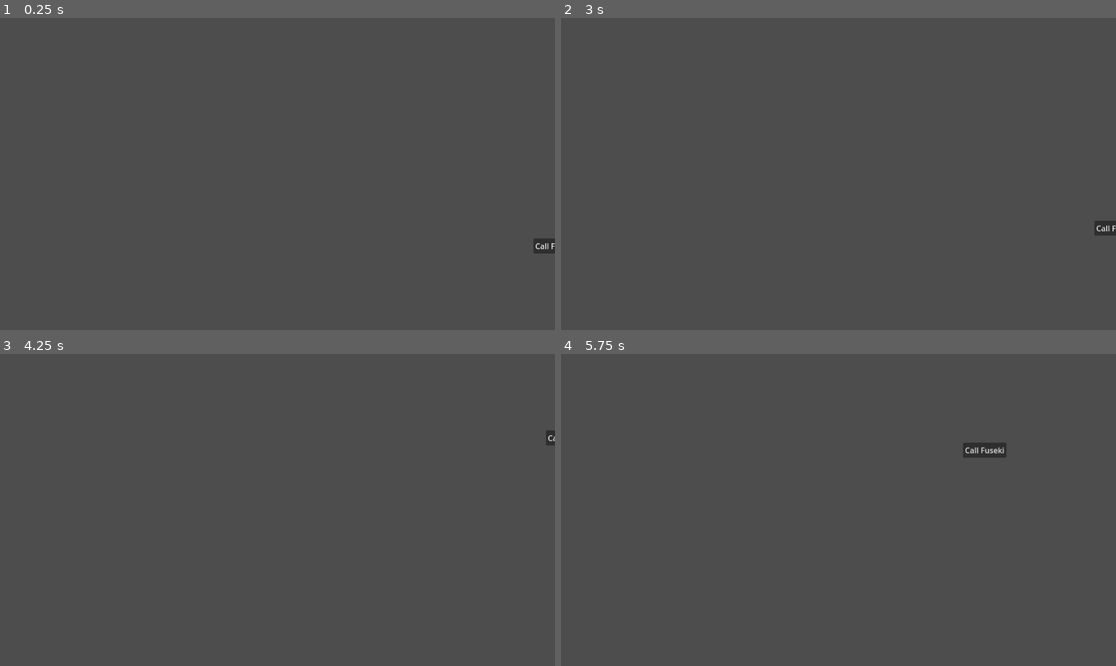
Above: before the commit, frames 1-4 (two rows, left to right).
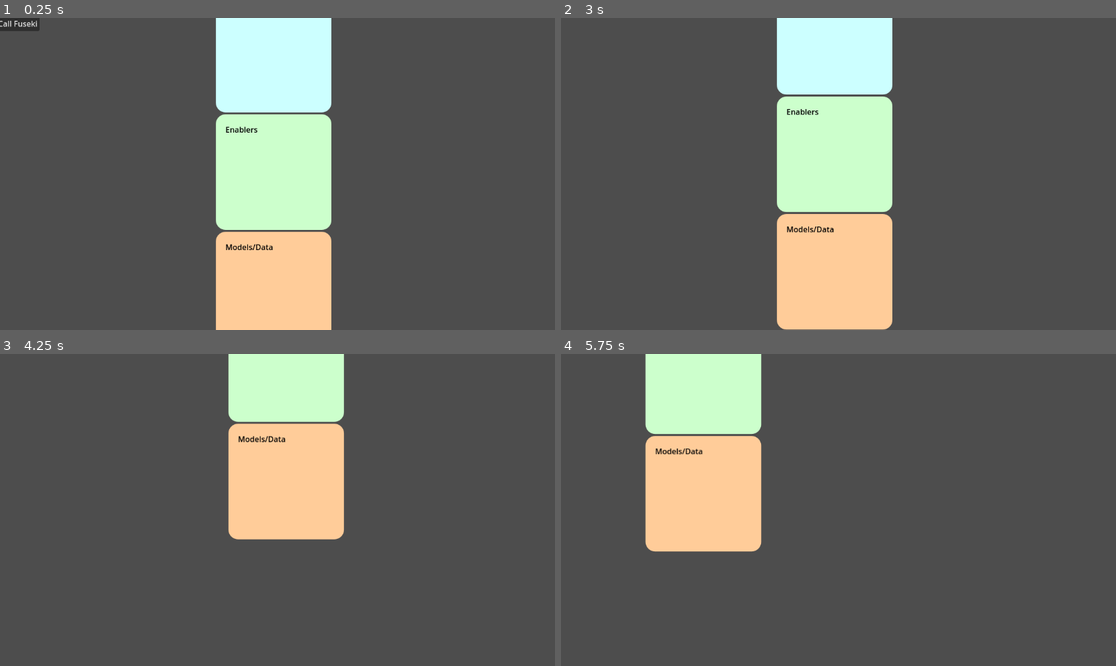
Above: after the commit, the same moments.

Repository: oakeslab-polymtl/DTInsight
Game: Godot game, scene res://root.tscn
Same seed, same stepped clock (60 frames per second), same inputs: the game is played once before the commit and once after it.
Inputs (mouse positions are in pixels of both pictures, inside the frame that each line leads up to):
- Up to frame 1 (0.25 s): no input
- Up to frame 2 (3 s): click (577, 24) at 0.5 s, where only the run after the commit has a clickable "Call Fuseki"; click (577, 24) at 1.25 s, where only the run after the commit has a clickable "Call Fuseki"; click (577, 24) at 2 s, where only the run after the commit has a clickable "Call Fuseki"; tap Enter at 2.75 s; move the mouse to (960, 158) at 2.77 s; hold S (cam_move_down) from 2.78 s (still down); click (960, 158) at 2.92 s
- Up to frame 3 (4.25 s): move the mouse to (166, 525) at 3.52 s; release S (cam_move_down) at 3.53 s; tap A (cam_move_left) at 3.6 s; click (166, 525) at 3.67 s
- Up to frame 4 (5.75 s): move the mouse to (894, 441) at 4.27 s; hold D (cam_move_right) 4.28-5.03 s; click (894, 441) at 4.42 s; move the mouse to (810, 572) at 5.02 s; tap W (cam_move_up) at 5.1 s; click (810, 572) at 5.17 s

The runs differ from the first frame. In frame 1, 21% of the frame differs, in the area x 0-100%, y 0-100%; in frame 2, 21%; in frame 3, 12%; in frame 4, 13%.
Error after the commit: Invalid access to property or key 'head' on a base object of type 'Nil'. (res://Fuseki/FusekiData.gd:41)

Commit message:
Visual element categories

Diff:
--- a/DTUI/dtui.gd
+++ b/DTUI/dtui.gd
@@ -1,15 +1,15 @@
 extends Control
 
 #Reference each visual data container
-@onready var service_container = $VBoxContainer/ServicesContainer
-@onready var enabler_container = $VBoxContainer/EnablersContainer
-@onready var model_container = $VBoxContainer/ModelsContainer
+@onready var service_container = $DTContainer/ServicesPanel/ServicesContainer
+@onready var enabler_container = $DTContainer/EnablersPanel/EnablersContainer
+@onready var model_container = $DTContainer/ModelsPanel/ModelsContainer
 
 #Access to fuseki data
-@onready var fuseki_data = $VBoxContainer/HBoxContainer/FusekiCallerButton/SparqlFusekiQueries/FusekiData
+@onready var fuseki_data = $FusekiCallerButton/SparqlFusekiQueries/FusekiData
 
 #Load the generic display scene
-var generic_display = preload("res://GenericDisplay/generic_display.tscn")
+const generic_display = preload("res://GenericDisplay/generic_display.tscn")
 
 #Displayes node referenced by its name
 class DisplayedNode:
@@ -33,7 +33,6 @@
 	for key in fuseki_node_data.keys():
 		var new_node = generic_display.instantiate()
 		new_node.get_node("GenericElementName").text = key
-		new_node.get_node("GenericElementAttributes").text = build_displayed_string(fuseki_node_data[key])
 		visual_container.add_child(new_node)
 		var displayed_element = DisplayedNode.new()
 		displayed_element.name = key
@@ -41,12 +40,13 @@
 		displayed_node_list.append(displayed_element)
 
 #Free all childs of a node
-func free_all_child(node):
+static func free_all_child(node : Node):
 	for child in node.get_children():
-		child.free()
+		if (child.get_class() == "VBoxContainer"):
+			child.free()
 
 #Format element attributes to be displayed as a string
-func build_displayed_string(attributes : Dictionary):
+static func build_displayed_string(attributes : Dictionary):
 	var displayed_string = ""
 	for key in attributes.keys():
 		displayed_string += key + " : " + attributes[key] + "\n"
@@ -83,13 +83,13 @@
 	draw_line(position0, position1, color, 7, true)
 	draw_circle(position1, 10, color)
 
-func shift_position(position : Vector2, shift_value) -> Vector2:
+static func shift_position(position : Vector2, shift_value) -> Vector2:
 	return Vector2(position.x + shift_value, position.y)
 
 #Return a node by its nale in the displayes_node_list
 func get_node_by_name(node_name : String):
 	for displayed_node in displayed_node_list:
-		if (displayed_node.name == node_name):
+		if (displayed_node.name == node_name && displayed_node.node != null):
 			return displayed_node.node
 	var displayed_node_list_string = ""
 	for displayed_node in displayed_node_list:
@@ -98,20 +98,20 @@
 	return null
 
 #Return facing positions on the side of each node
-func get_facing_sides(first_node, second_node) -> Array[Vector2]:
+static func get_facing_sides(first_node, second_node) -> Array[Vector2]:
 	if (first_node.global_position.y < second_node.global_position.y):
 		return [get_bottom_side(first_node), get_top_side(second_node)]
 	return [get_top_side(first_node), get_bottom_side(second_node)]
 
 #Return a position on the middle and bottom of a node
-func get_bottom_side(node) -> Vector2:
+static func get_bottom_side(node) -> Vector2:
 	var position = node.global_position
 	var size = node.size
 	var corrected_position = Vector2(position.x + size.x / 2, position.y + size.y)
 	return corrected_position
 
 #Return a postition on the middle and top of a node
-func get_top_side(node) -> Vector2:
+static func get_top_side(node) -> Vector2:
 	var position = node.global_position
 	var size = node.size
 	var corrected_position = Vector2(position.x + size.x / 2, position.y)
--- a/DTUI/dtui.tscn
+++ b/DTUI/dtui.tscn
@@ -1,7 +1,40 @@
-[gd_scene load_steps=3 format=3 uid="uid://nqgolpvgp7yg"]
+[gd_scene load_steps=6 format=3 uid="uid://nqgolpvgp7yg"]
 
 [ext_resource type="Script" path="res://DTUI/dtui.gd" id="1_4sgfg"]
 [ext_resource type="PackedScene" uid="uid://cowug1mbtod0e" path="res://Fuseki/fuseki_caller_button.tscn" id="2_ocla3"]
+
+[sub_resource type="StyleBoxFlat" id="StyleBoxFlat_xj583"]
+content_margin_left = 20.0
+content_margin_top = 20.0
+content_margin_right = 20.0
+content_margin_bottom = 20.0
+bg_color = Color(0.8, 1, 1, 1)
+corner_radius_top_left = 20
+corner_radius_top_right = 20
+corner_radius_bottom_right = 20
+corner_radius_bottom_left = 20
+
+[sub_resource type="StyleBoxFlat" id="StyleBoxFlat_ks3ld"]
+content_margin_left = 20.0
+content_margin_top = 20.0
+content_margin_right = 20.0
+content_margin_bottom = 20.0
+bg_color = Color(0.8, 1, 0.8, 1)
+corner_radius_top_left = 20
+corner_radius_top_right = 20
+corner_radius_bottom_right = 20
+corner_radius_bottom_left = 20
+
+[sub_resource type="StyleBoxFlat" id="StyleBoxFlat_ox2pm"]
+content_margin_left = 20.0
+content_margin_top = 20.0
+content_margin_right = 20.0
+content_margin_bottom = 20.0
+bg_color = Color(1, 0.8, 0.6, 1)
+corner_radius_top_left = 20
+corner_radius_top_right = 20
+corner_radius_bottom_right = 20
+corner_radius_bottom_left = 20
 
 [node name="DTUI" type="Control"]
 layout_mode = 3
@@ -12,33 +45,88 @@
 grow_vertical = 2
 script = ExtResource("1_4sgfg")
 
-[node name="VBoxContainer" type="VBoxContainer" parent="."]
+[node name="DTContainer" type="VBoxContainer" parent="."]
 layout_mode = 1
-anchors_preset = 15
-anchor_right = 1.0
-anchor_bottom = 1.0
+anchors_preset = 8
+anchor_left = 0.5
+anchor_top = 0.5
+anchor_right = 0.5
+anchor_bottom = 0.5
+offset_left = -100.0
+offset_top = -304.0
+offset_right = 100.0
+offset_bottom = 304.0
 grow_horizontal = 2
 grow_vertical = 2
+alignment = 1
 
-[node name="HBoxContainer" type="HBoxContainer" parent="VBoxContainer"]
-custom_minimum_size = Vector2(500, 300)
+[node name="ServicesPanel" type="PanelContainer" parent="DTContainer"]
+z_index = -1
+layout_mode = 2
+theme_override_styles/panel = SubResource("StyleBoxFlat_xj583")
+
+[node name="ServicesContainer" type="HBoxContainer" parent="DTContainer/ServicesPanel"]
+custom_minimum_size = Vector2(200, 200)
 layout_mode = 2
 size_flags_vertical = 3
 alignment = 1
 
-[node name="FusekiCallerButton" parent="VBoxContainer/HBoxContainer" instance=ExtResource("2_ocla3")]
+[node name="ServicesLabel" type="Label" parent="DTContainer/ServicesPanel/ServicesContainer"]
 layout_mode = 2
+size_flags_horizontal = 2
+size_flags_vertical = 0
+theme_override_colors/font_color = Color(0, 0, 0, 1)
+text = "Services"
 
-[node name="ServicesContainer" type="HBoxContainer" parent="VBoxContainer"]
+[node name="EnablersPanel" type="PanelContainer" parent="DTContainer"]
+z_index = -1
+layout_mode = 2
+theme_override_styles/panel = SubResource("StyleBoxFlat_ks3ld")
+
+[node name="EnablersContainer" type="HBoxContainer" parent="DTContainer/EnablersPanel"]
+custom_minimum_size = Vector2(200, 200)
 layout_mode = 2
 size_flags_vertical = 3
+alignment = 1
 
-[node name="EnablersContainer" type="HBoxContainer" parent="VBoxContainer"]
+[node name="EnablersLabel" type="Label" parent="DTContainer/EnablersPanel/EnablersContainer"]
+layout_mode = 2
+size_flags_horizontal = 2
+size_flags_vertical = 0
+theme_override_colors/font_color = Color(0, 0, 0, 1)
+text = "Enablers"
+
+[node name="ModelsPanel" type="PanelContainer" parent="DTContainer"]
+z_index = -1
+layout_mode = 2
+theme_override_styles/panel = SubResource("StyleBoxFlat_ox2pm")
+
+[node name="ModelsContainer" type="HBoxContainer" parent="DTContainer/ModelsPanel"]
+custom_minimum_size = Vector2(200, 200)
 layout_mode = 2
 size_flags_vertical = 3
+alignment = 1
 
-[node name="ModelsContainer" type="HBoxContainer" parent="VBoxContainer"]
+[node name="ModelsLabel" type="Label" parent="DTContainer/ModelsPanel/ModelsContainer"]
 layout_mode = 2
-size_flags_vertical = 3
+size_flags_horizontal = 2
+size_flags_vertical = 0
+theme_override_colors/font_color = Color(0, 0, 0, 1)
+text = "Models/Data
+"
 
-[connection signal="fuseki_data_updated" from="VBoxContainer/HBoxContainer/FusekiCallerButton" to="." method="_on_fuseki_data_updated"]
+[node name="FusekiCallerButton" parent="." instance=ExtResource("2_ocla3")]
+layout_mode = 1
+anchors_preset = 0
+anchor_left = 0.0
+anchor_top = 0.0
+anchor_right = 0.0
+anchor_bottom = 0.0
+offset_left = 0.0
+offset_top = 0.0
+offset_right = 90.0
+offset_bottom = 31.0
+grow_horizontal = 1
+grow_vertical = 1
+
+[connection signal="fuseki_data_updated" from="FusekiCallerButton" to="." method="_on_fuseki_data_updated"]
--- a/GenericDisplay/generic_display.tscn
+++ b/GenericDisplay/generic_display.tscn
@@ -1,9 +1,26 @@
-[gd_scene format=3 uid="uid://tvcjlrt40n0q"]
+[gd_scene load_steps=2 format=3 uid="uid://tvcjlrt40n0q"]
+
+[sub_resource type="StyleBoxFlat" id="StyleBoxFlat_3hsd0"]
+content_margin_left = 20.0
+content_margin_top = 10.0
+content_margin_right = 20.0
+content_margin_bottom = 10.0
+bg_color = Color(0.843184, 0.843184, 0.843184, 1)
+corner_radius_top_left = 20
+corner_radius_top_right = 20
+corner_radius_bottom_right = 20
+corner_radius_bottom_left = 20
 
 [node name="GenericDisplay" type="VBoxContainer"]
-anchors_preset = 15
-anchor_right = 1.0
-anchor_bottom = 1.0
+anchors_preset = 8
+anchor_left = 0.5
+anchor_top = 0.5
+anchor_right = 0.5
+anchor_bottom = 0.5
+offset_left = -28.5
+offset_top = -11.5
+offset_right = 28.5
+offset_bottom = 11.5
 grow_horizontal = 2
 grow_vertical = 2
 size_flags_horizontal = 3
@@ -11,10 +28,8 @@
 
 [node name="GenericElementName" type="Label" parent="."]
 layout_mode = 2
+theme_override_colors/font_color = Color(0.129558, 0.129558, 0.129558, 1)
+theme_override_styles/normal = SubResource("StyleBoxFlat_3hsd0")
 text = "Default"
 horizontal_alignment = 1
 vertical_alignment = 3
-
-[node name="GenericElementAttributes" type="Label" parent="."]
-layout_mode = 2
-size_flags_horizontal = 4
--- a/root.tscn
+++ b/root.tscn
@@ -6,6 +6,11 @@
 [node name="Root" type="Node"]
 
 [node name="DTUI" parent="." instance=ExtResource("2_5aamd")]
+offset_left = -9.0
+offset_top = -2.0
+offset_right = -9.0
+offset_bottom = -2.0
 
 [node name="Camera2D" type="Camera2D" parent="."]
+position = Vector2(575, 326)
 script = ExtResource("2_x2ubr")
